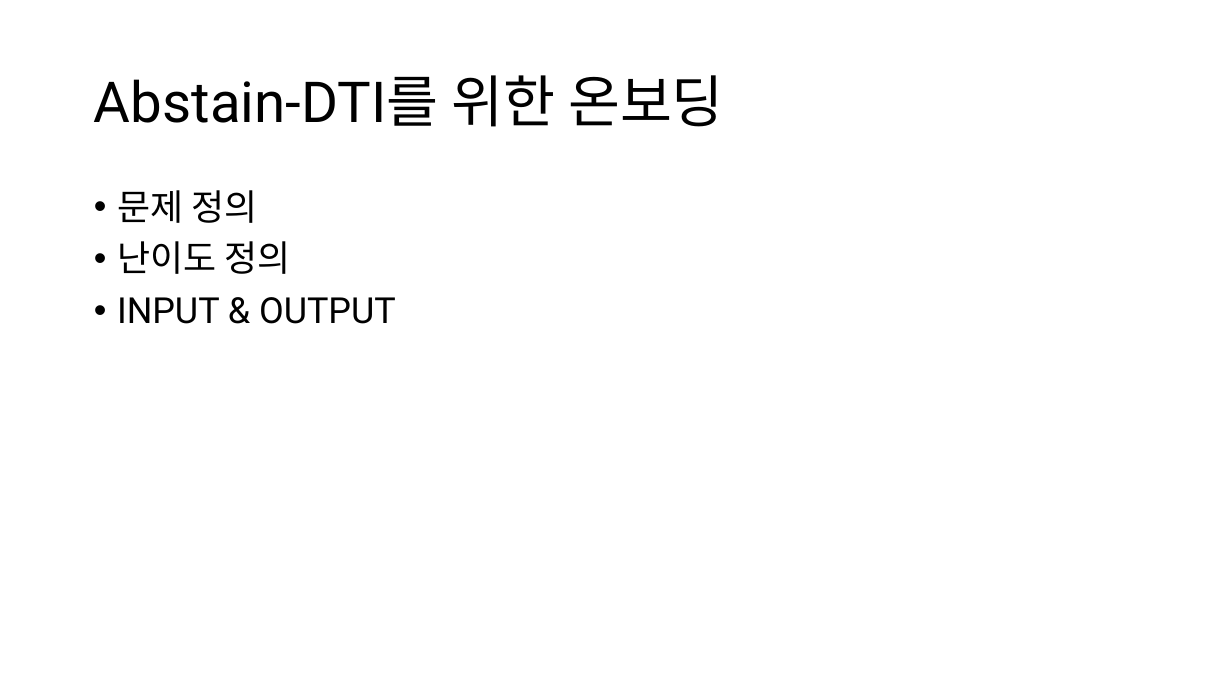
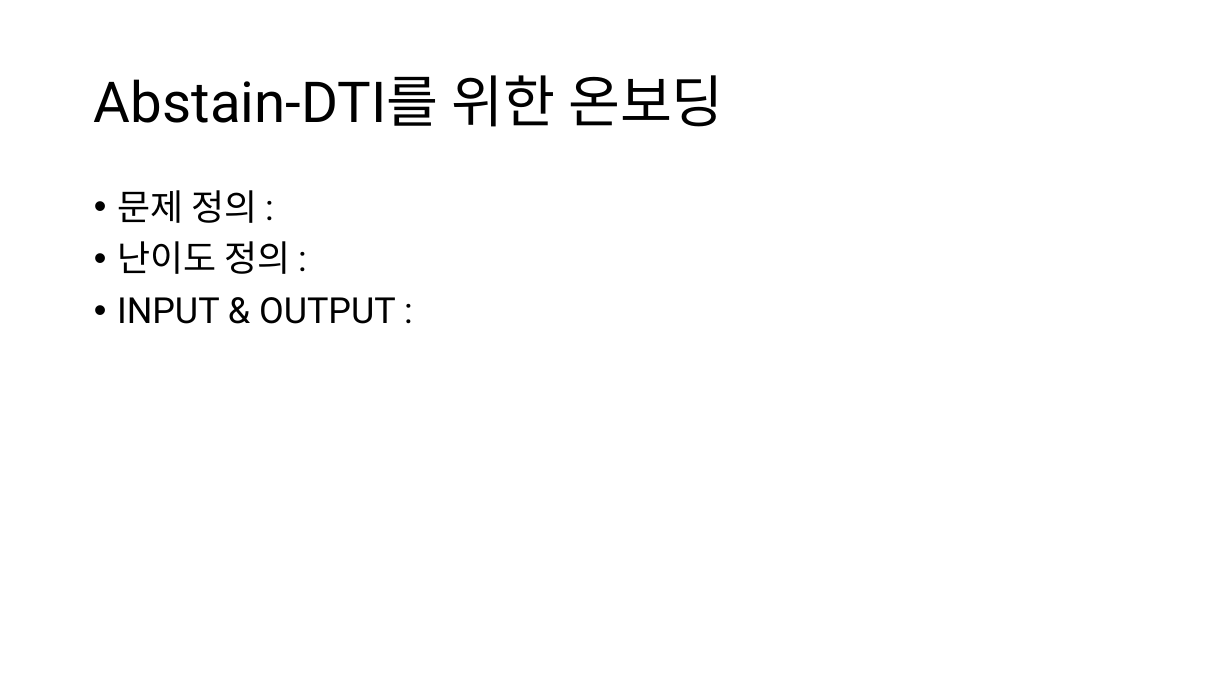
Before and after one commit to Pseudo-Lab/abstain-dti, a slide deck: slide 5 of docs/weekly/w01/w01.pptx (slide 6 before the commit). Drawn at 1232x693 pixels with LibreOffice and Linux fonts; fonts in the diff are those of the drawing. Boxes give left, top, right and bottom in pixels: in the first picture for what was removed or moved away, otherwise in the second. Text is boxed around its words. In the diff, an @@ line names an element or a change of style, - is before the commit and + after.

```diff
--- a/docs/weekly/w01/w01.pptx
+++ b/docs/weekly/w01/w01.pptx
@@ text at (117,190,396,324): text changed @@
-• 문제 정의
-• 난이도 정의
-• INPUT & OUTPUT
+• 문제 정의 :
+• 난이도 정의 :
+• INPUT & OUTPUT :
```
Also in this commit, not shown: 5 other slides changed, 4 slides added, 2 slides removed, 3 other files.
